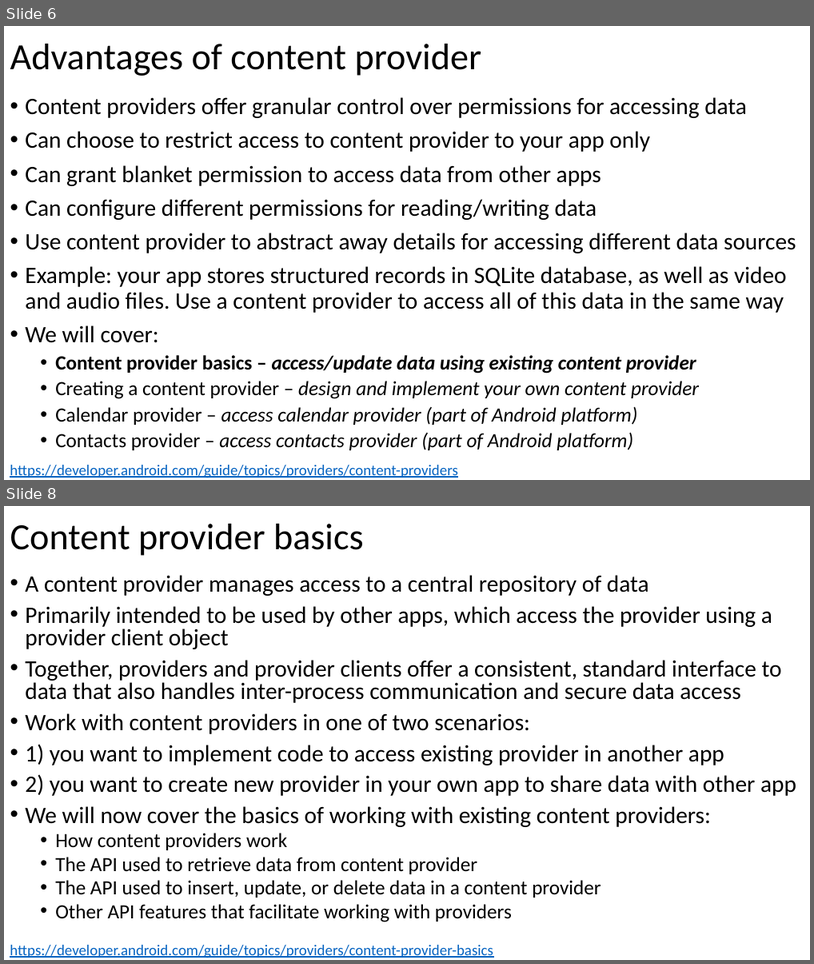
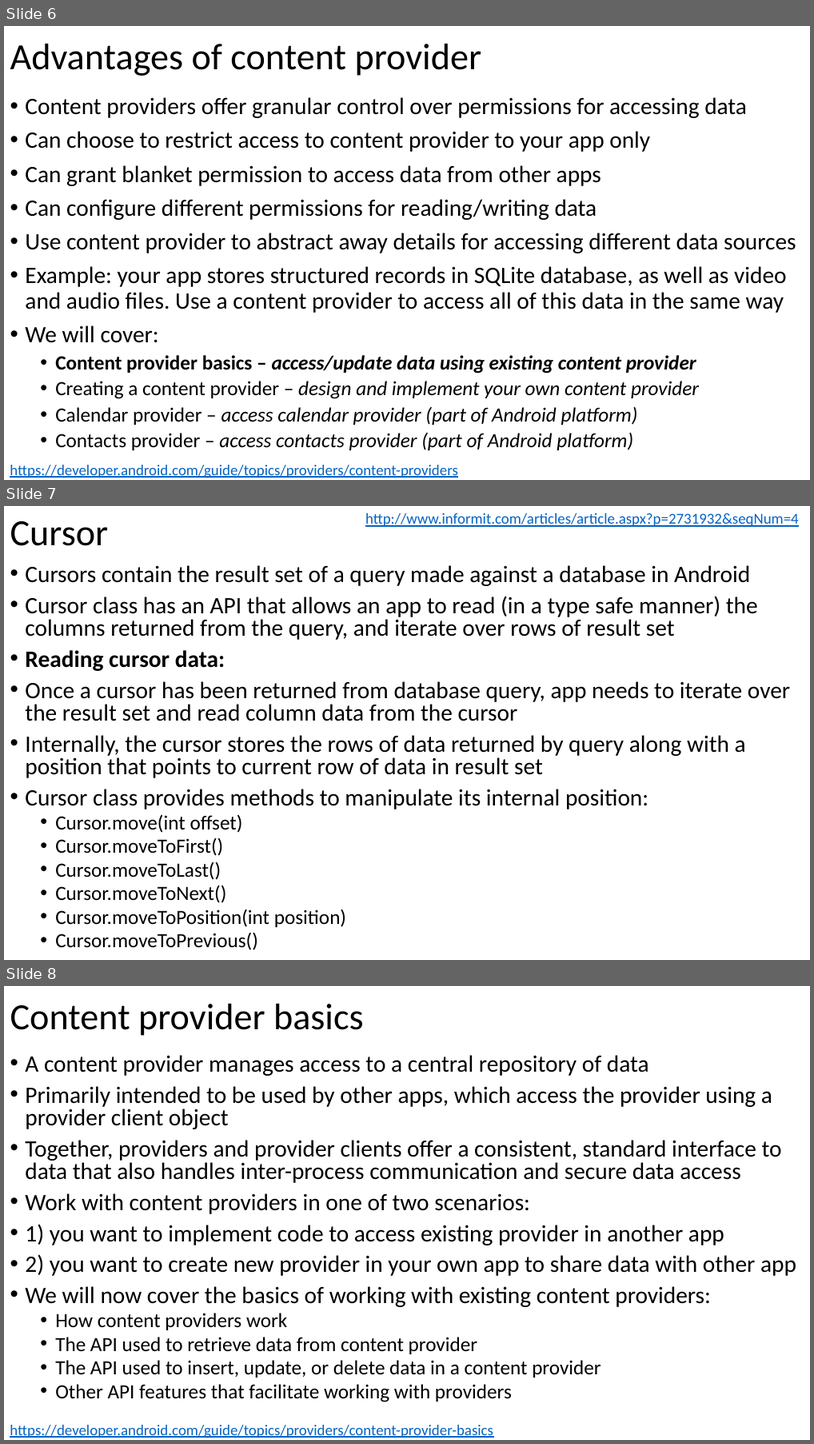
Before and after one commit to russellu/cs230, a slide deck: Lecture_12.pptx. Shown one above the other, each under a label of ours: slides 6 and 8 before the commit, slides 6, 7 and 8 after it; the slides between them are not shown. The pictures are 814x964 and 814x1444 pixels, drawn with LibreOffice and Linux fonts; fonts in the diff are those of the drawing. Boxes give left, top, right and bottom in pixels: in the first picture for what was removed or moved away, otherwise in the second. Text is boxed around its words. In the diff, an @@ line names an element or a change of style, - is before the commit and + after.

```diff
--- a/Lecture_12.pptx
+++ b/Lecture_12.pptx
@@ slide 7 added at (x1=4, y1=506, x2=810, y2=960), background #FFFFFF @@
@@ title added at (x1=10, y1=521, x2=109, y2=546), 44 pt, text #000000 @@
+Cursor
@@ text added at (x1=366, y1=513, x2=799, y2=527), 18 pt, text #0563C1, underline @@
+http://www.informit.com/articles/article.aspx?p=2731932&seqNum=4
@@ text added at (x1=25, y1=565, x2=790, y2=950), 28 pt, text #000000 @@
+• Cursors contain the result set of a query made against a database in Android
+• Cursor class has an API that allows an app to read (in a type safe manner) the columns returned from the query, and iterate over rows of result set
+• Reading cursor data:
+• Once a cursor has been returned from database query, app needs to iterate over the result set and read column data from the cursor
+• Internally, the cursor stores the rows of data returned by query along with a position that points to current row of data in result set
+• Cursor class provides methods to manipulate its internal position:
+  • Cursor.move(int offset)
+  • Cursor.moveToFirst()
+  • Cursor.moveToLast()
+  • Cursor.moveToNext()
+  • Cursor.moveToPosition(int position)
+  • Cursor.moveToPrevious()
```
Also in this commit, not shown: 1 slide changed, 11 other slides added, 1 slide removed.
